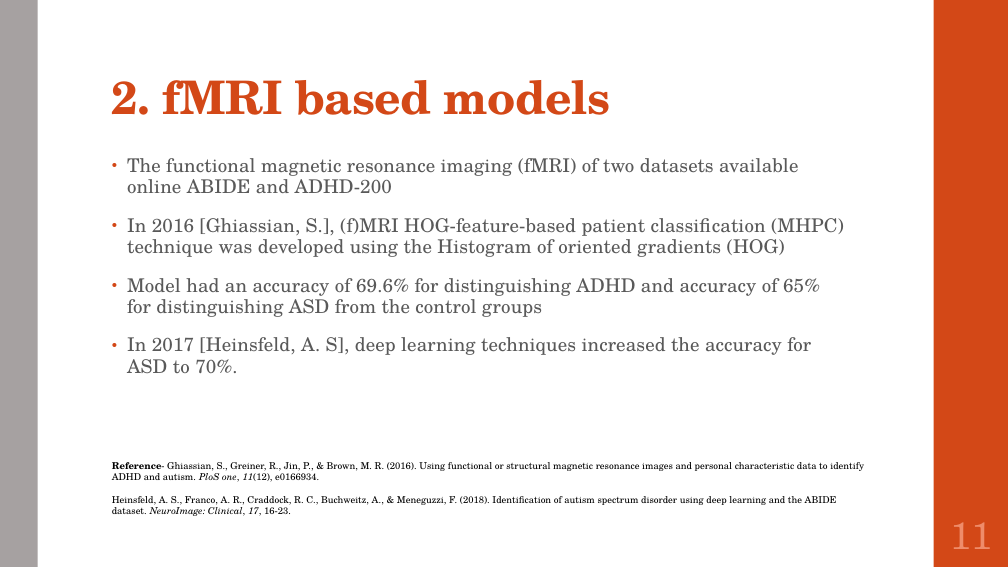
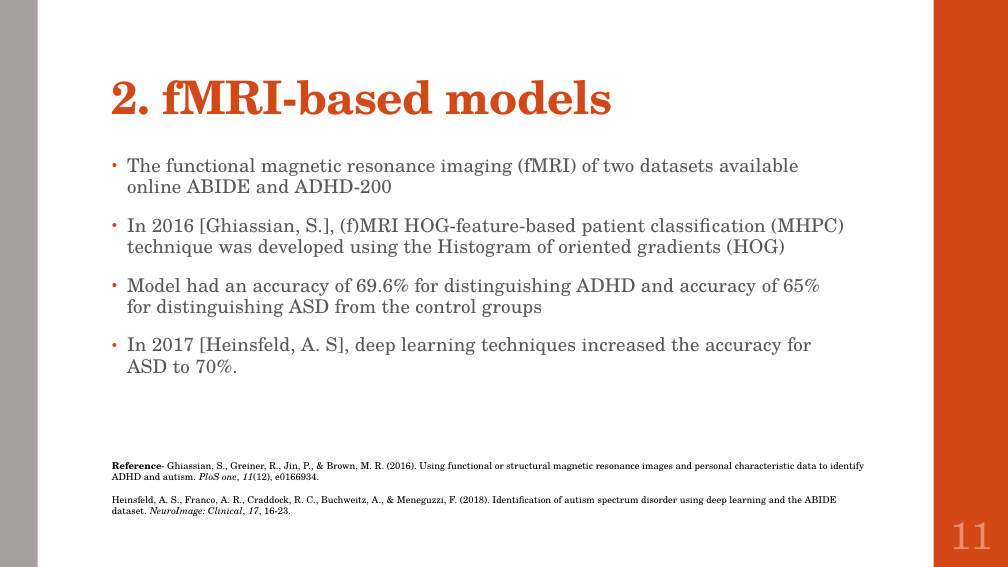
Before and after one commit to SirichandanaSambatur/CADDC, a slide deck: slide 11 of FinalReport.pptx. Drawn at 1008x567 pixels with LibreOffice and Linux fonts; fonts in the diff are those of the drawing. Boxes give left, top, right and bottom in pixels: in the first picture for what was removed or moved away, otherwise in the second. Text is boxed around its words. In the diff, an @@ line names an element or a change of style, - is before the commit and + after.

```diff
--- a/FinalReport.pptx
+++ b/FinalReport.pptx
@@ title at [112,80,613,115]: text changed @@
-2. fMRI based models
+2. fMRI-based models
```
Also in this commit, not shown: 3 other slides changed, 1 other file.
